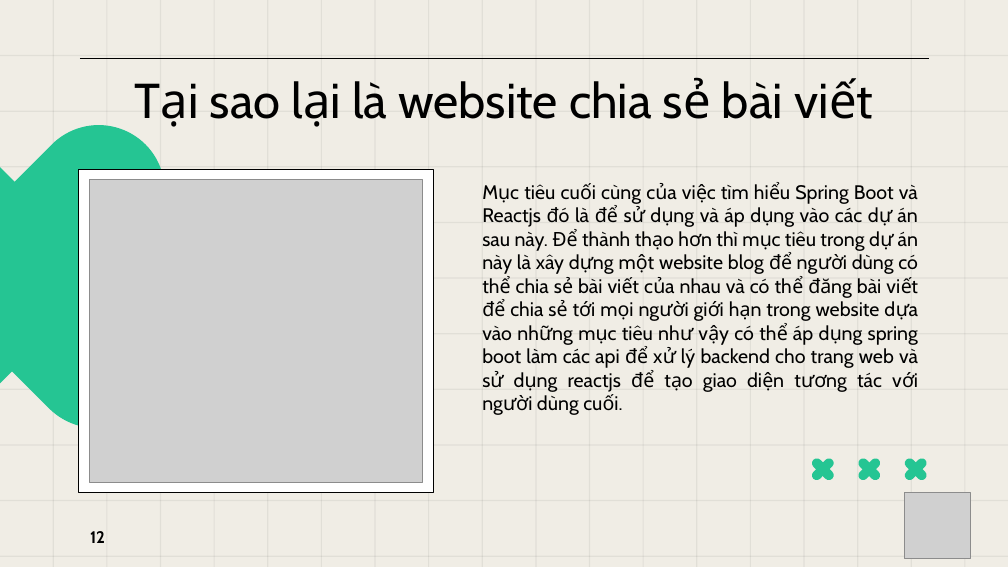
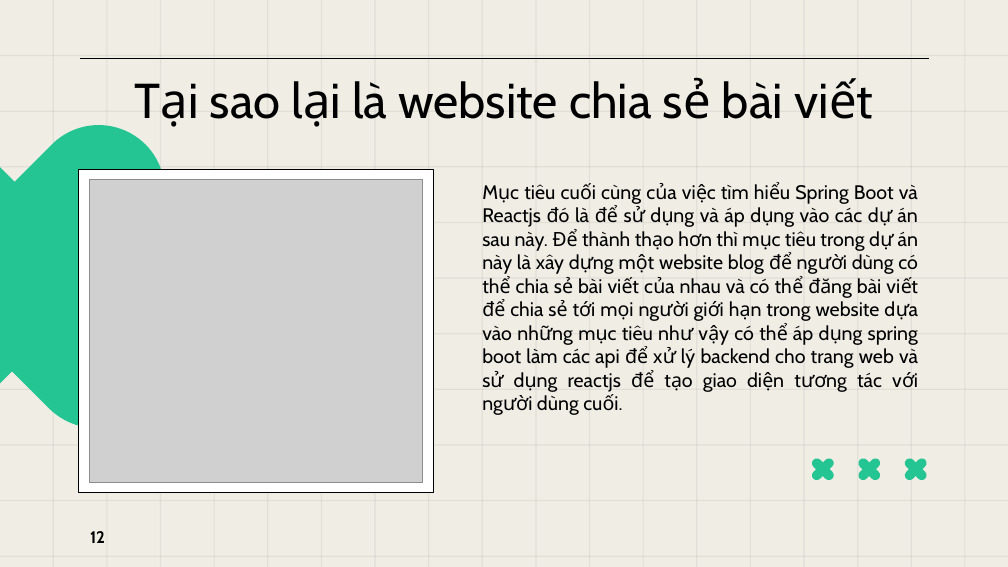
Before and after one commit to ntdinhquan/FullStackApplication, a slide deck: slide 12 of 20H1120161 - Nguyen Tran Dinh Quan.pptx. Drawn at 1008x567 pixels with LibreOffice and Linux fonts; fonts in the diff are those of the drawing; grey boxes stand for pictures. Boxes give left, top, right and bottom in pixels: in the first picture for what was removed or moved away, otherwise in the second. Text is boxed around its words. In the diff, an @@ line names an element or a change of style, - is before the commit and + after.

```diff
--- a/20H1120161 - Nguyen Tran Dinh Quan.pptx
+++ b/20H1120161 - Nguyen Tran Dinh Quan.pptx
@@ picture removed at <box>904,492,971,558</box> @@
```
Also in this commit, not shown: 2 other slides changed, 6 other files.
